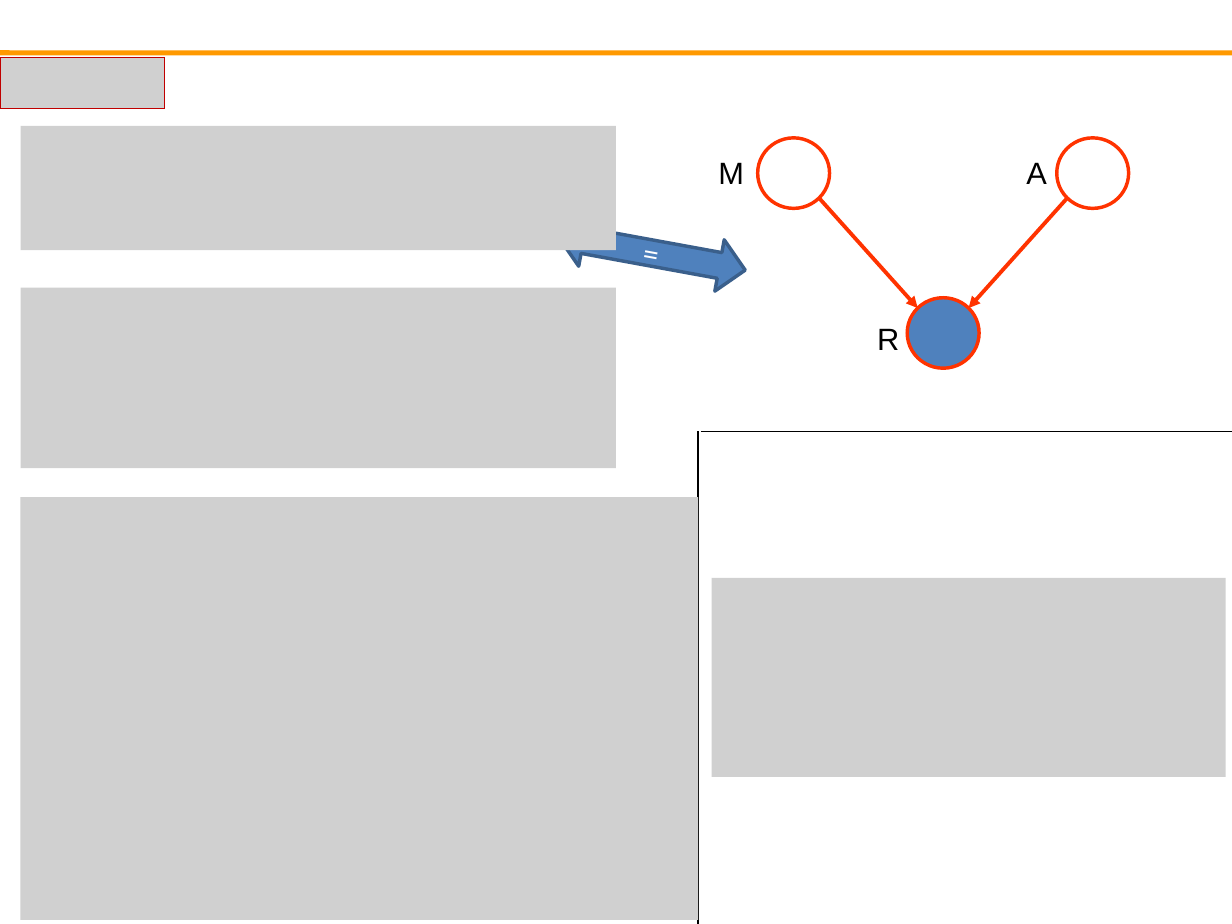
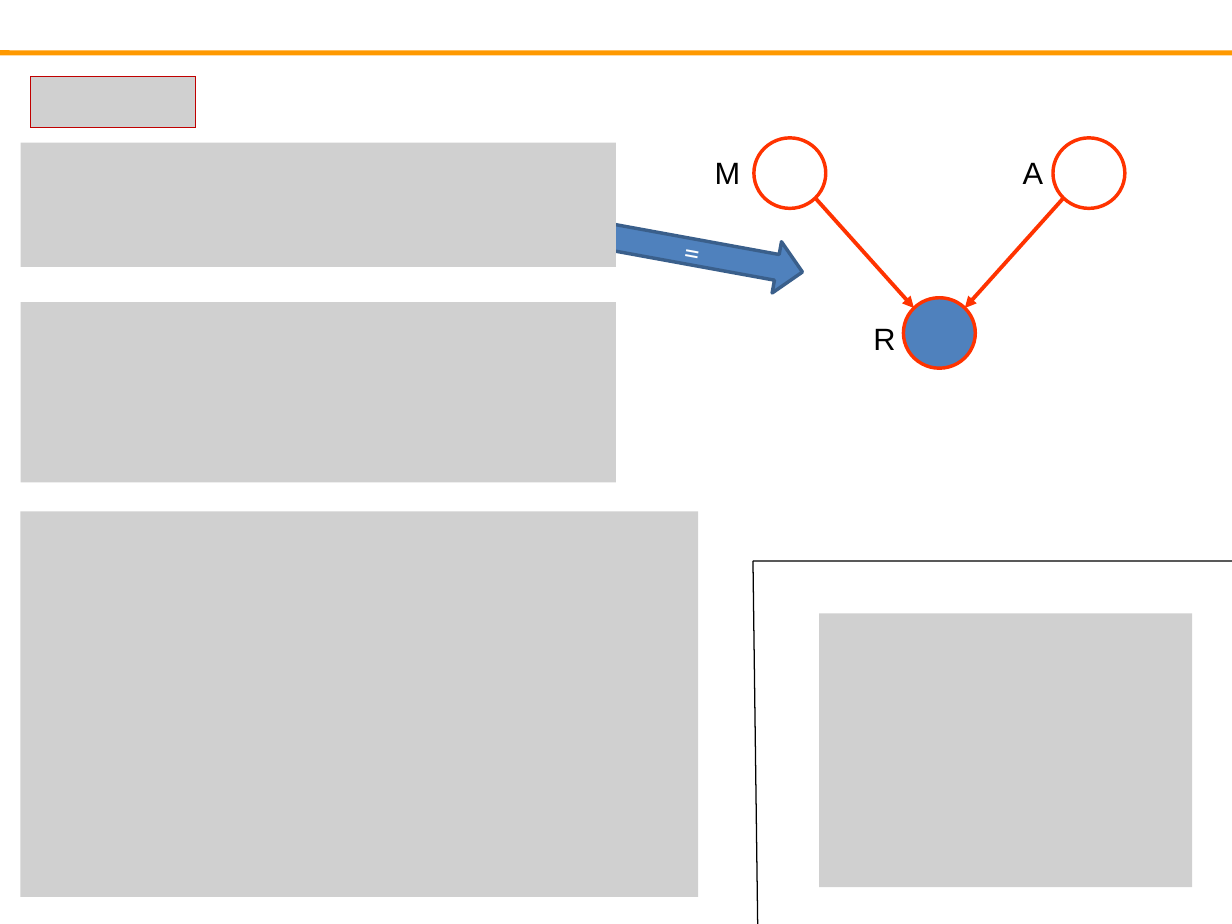
Before and after one commit to fabian9697/IANN_group30, a slide deck: slide 8 of Homework_Neuroinformatic/Assignment 1/Task12_Group30.pptx. Drawn at 1232x924 pixels with LibreOffice and Linux fonts; fonts in the diff are those of the drawing; grey boxes stand for pictures; background and template pictures are left out. Boxes give left, top, right and bottom in pixels: in the first picture for what was removed or moved away, otherwise in the second. Text is boxed around its words. In the diff, an @@ line names an element or a change of style, - is before the commit and + after.

```diff
--- a/Homework_Neuroinformatic/Assignment 1/Task12_Group30.pptx
+++ b/Homework_Neuroinformatic/Assignment 1/Task12_Group30.pptx
@@ picture: place and size @@
-picture at (0,57,164,108)
+picture at (31,76,195,128)
@@ picture: place and size @@
-picture at (21,126,616,250)
+picture at (21,143,616,267)
@@ left right arrow "=": place and size @@
-left right arrow "=" at (553,210,750,295)
+left right arrow "=" at (577,206,807,297)
@@ 3 ellipses, 2 arrows, 1 text: place and size @@
-3 ellipses, 2 arrows, 1 text at (758,138,1129,368)
+3 ellipses, 2 arrows, 1 text at (754,138,1125,368)
@@ picture: place and size @@
-picture at (21,288,616,469)
+picture at (21,302,616,483)
@@ picture: place and size @@
-picture at (21,496,699,919)
+picture at (21,511,699,897)
@@ line moved from (699, 431) - (699, 924) to (753, 561) - (758, 924) @@
@@ line moved from (701, 431) - (1232, 431) to (753, 561) - (1232, 561) @@
@@ picture: place and size @@
-picture at (712,578,1226,777)
+picture at (819,614,1193,887)
```
Also in this commit, not shown: 11 other slides changed.
